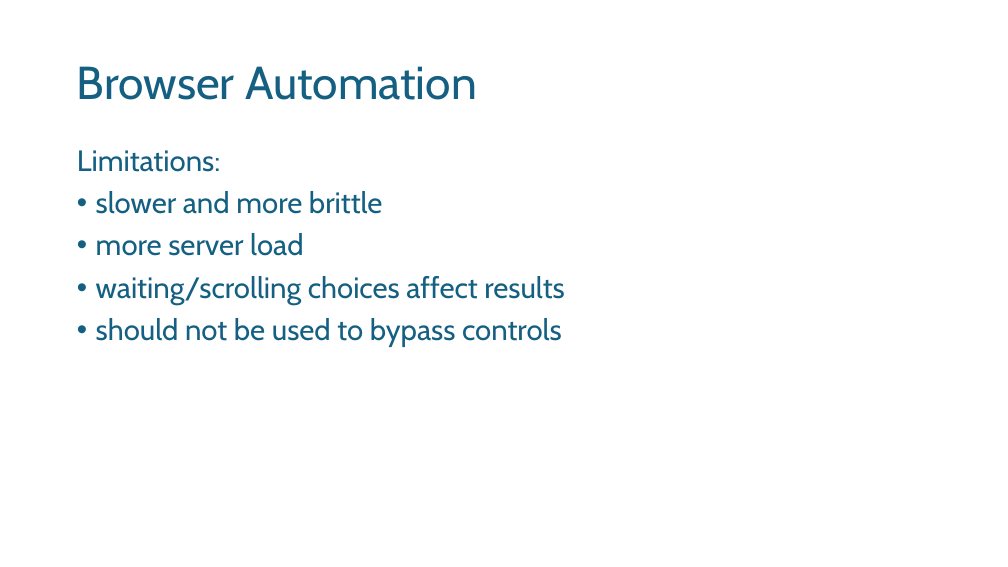
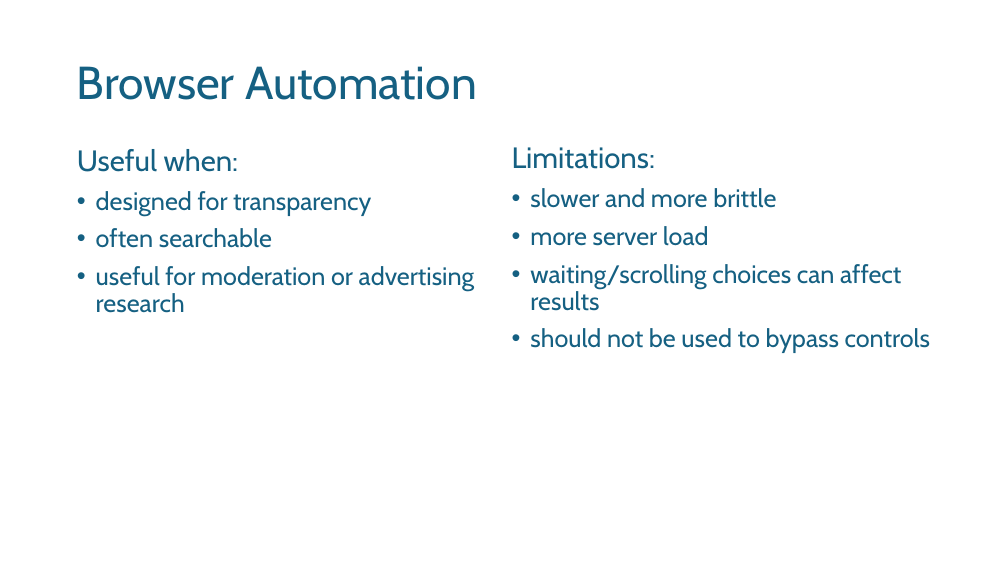
Before and after one commit to noellelebe/methodsNET_vlop-course-materials, a slide deck: slide 21 of slides/day1_intro.pptx (slide 27 before the commit). Drawn at 1008x567 pixels with LibreOffice and Linux fonts; fonts in the diff are those of the drawing; background and template pictures are left out. Boxes give left, top, right and bottom in pixels: in the first picture for what was removed or moved away, otherwise in the second. Text is boxed around its words. In the diff, an @@ line names an element or a change of style, - is before the commit and + after.

```diff
--- a/slides/day1_intro.pptx
+++ b/slides/day1_intro.pptx
@@ text added at box(77, 149, 474, 313), 24 pt, text #156082 @@
+Useful when:
+• designed for transparency
+• often searchable
+• useful for moderation or advertising research
@@ text "Limitations:": place and size @@
-text "Limitations:" at box(77, 150, 564, 347)
+text "Limitations:" at box(512, 147, 930, 353)
@@ text at box(530, 188, 930, 353): size 28 to 24 pt in "slower and more brittle", "more server load", "should not be used to bypass controls" @@
@@ text at box(530, 264, 901, 311): text changed; size 28 to 24 pt @@
-• waiting/scrolling choices affect results
+• waiting/scrolling choices can affect results
```
Also in this commit, not shown: 12 other slides changed, 8 slides added, 12 slides removed, 48 other files.
